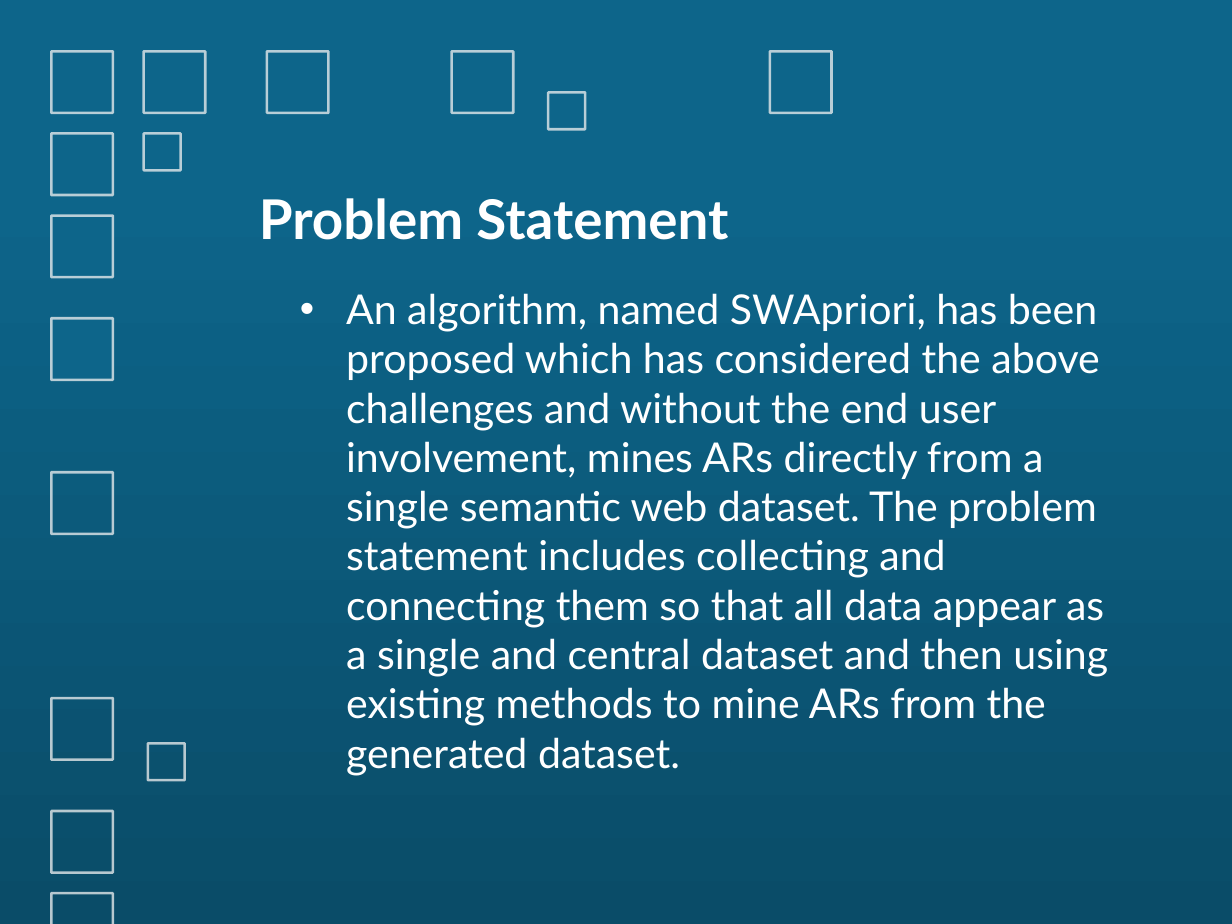
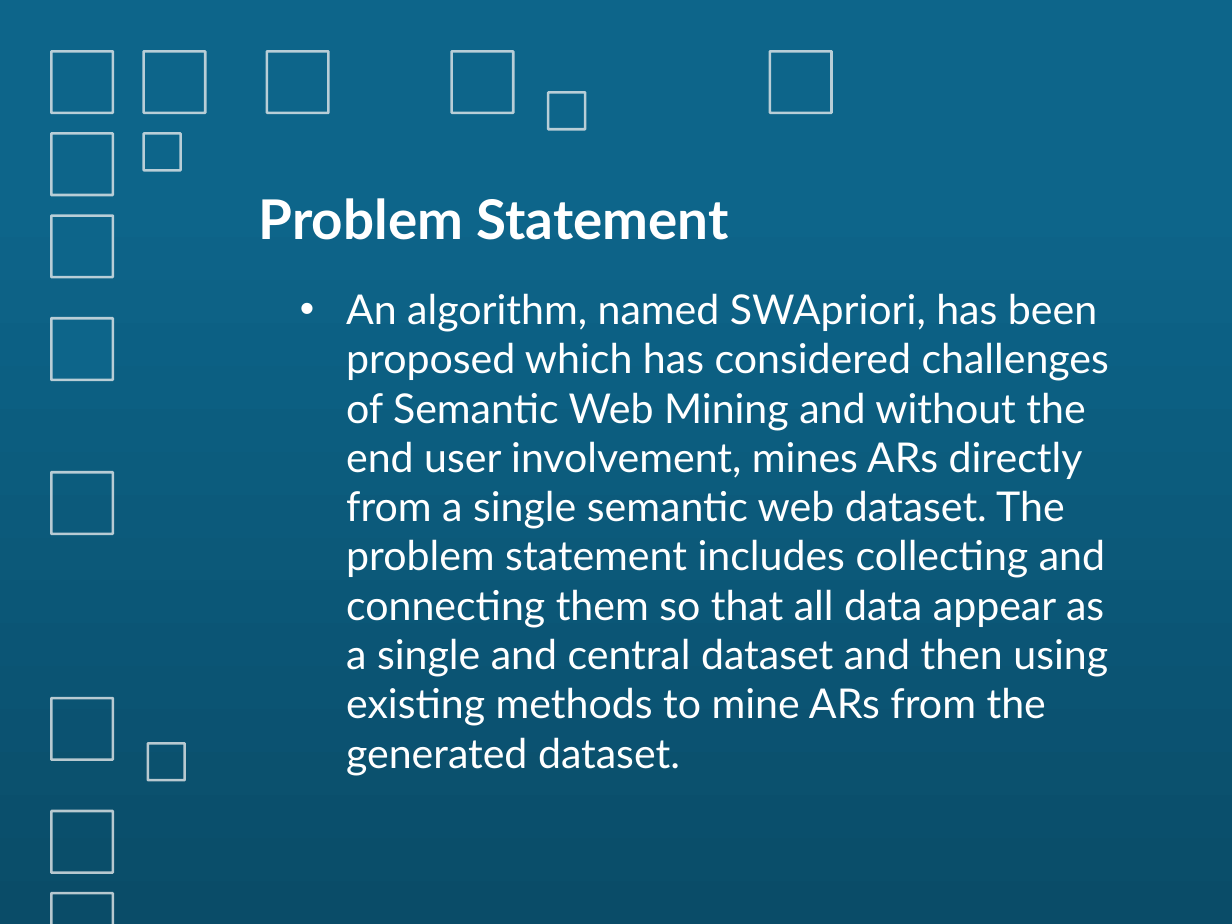
Before and after one commit to LeonDsouza/SWAR, a slide deck: slide 5 of Presentation/SEMANTIC WEB MINING.pptx (slide 4 before the commit). Drawn at 1232x924 pixels with LibreOffice and Linux fonts; fonts in the diff are those of the drawing. Boxes give left, top, right and bottom in pixels: in the first picture for what was removed or moved away, otherwise in the second. Text is boxed around its words. In the diff, an @@ line names an element or a change of style, - is before the commit and + after.

```diff
--- a/Presentation/SEMANTIC WEB MINING.pptx
+++ b/Presentation/SEMANTIC WEB MINING.pptx
@@ text at <box>346,293,1109,775</box>: text changed @@
-• An algorithm, named SWApriori, has been proposed which has considered the above challenges and without the end user involvement, mines ARs directly from a single semantic web dataset. The problem statement includes collecting and connecting them so that all data appear as a single and central dataset and then using existing methods to mine ARs from the generated dataset.
+• An algorithm, named SWApriori, has been proposed which has considered challenges of Semantic Web Mining and without the end user involvement, mines ARs directly from a single semantic web dataset. The problem statement includes collecting and connecting them so that all data appear as a single and central dataset and then using existing methods to mine ARs from the generated dataset.
```
Also in this commit, not shown: 1 other slide changed, 9 slides added, 7 slides removed.
